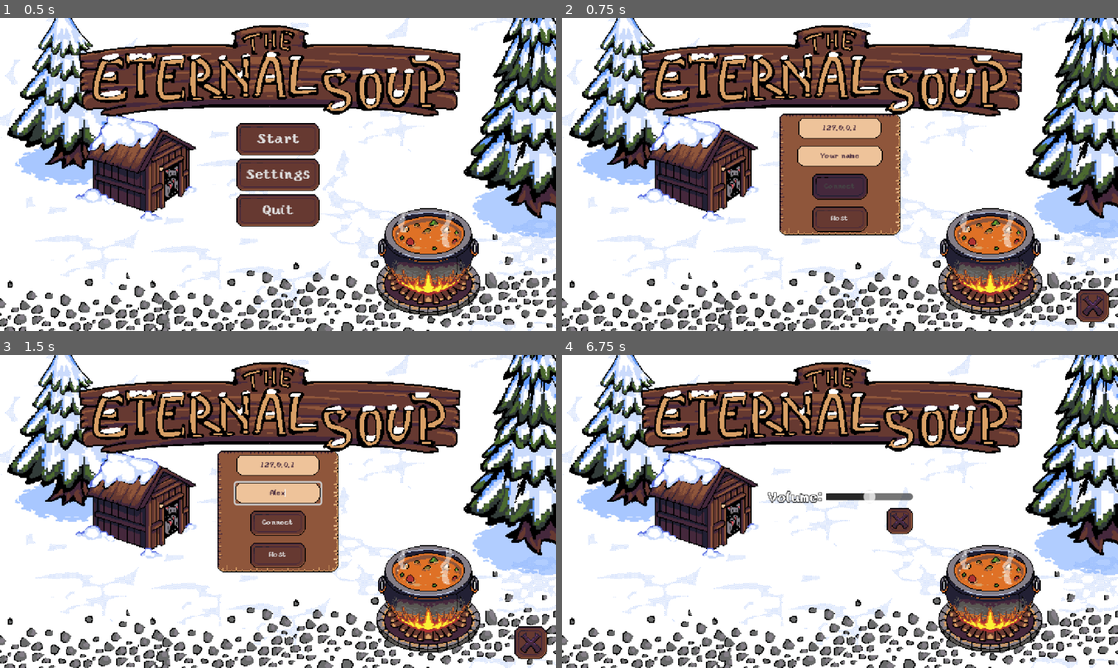
Above: before the commit, frames 1-4 (two rows, left to right).
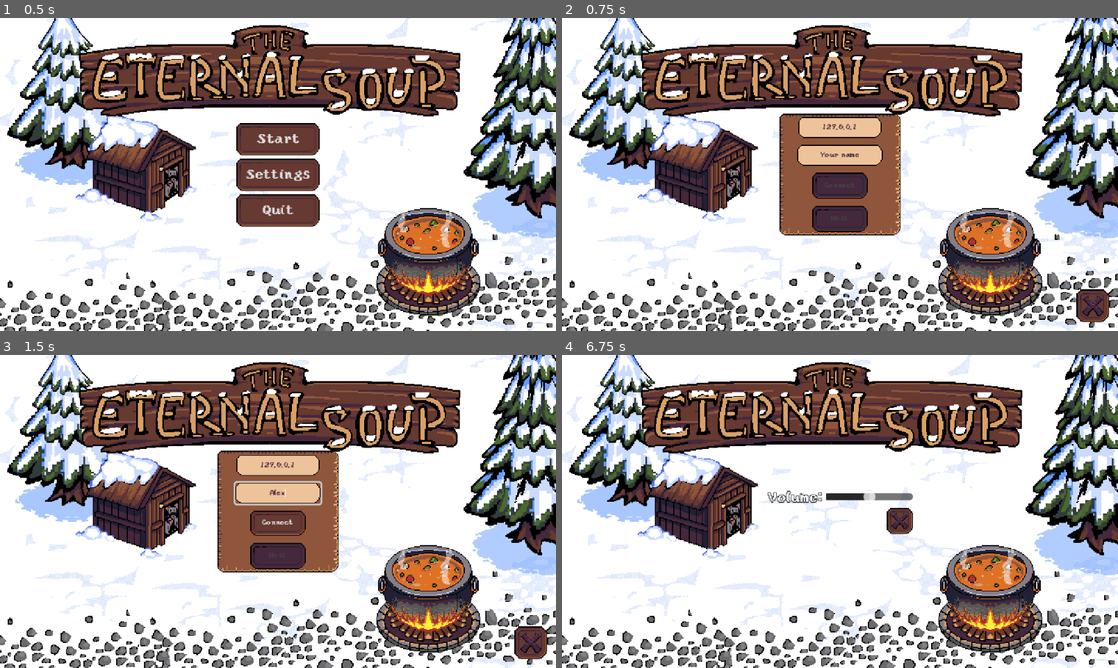
Above: after the commit, the same moments.

Repository: 0xspiderr/itec-2026
Game: Godot game, scene res://_start_menu/startScene.tscn
The game is run twice, just before and just after one commit, with the same random seed, the same clock (stepped at 60 frames per second) and the same inputs.
Inputs (mouse positions are in pixels of both pictures, inside the frame that each line leads up to):
- Up to frame 1 (0.5 s): no input
- Up to frame 2 (0.75 s): click "Start" at 0.5 s
- Up to frame 3 (1.5 s): click (278, 492) at 1.27 s; type "Alex" at 1.35 s
- Up to frame 4 (6.75 s): click (1090, 642) at 2 s; click "Start" at 2.75 s; click (840, 555) at 3.5 s, where only the run before the commit has a clickable "Host"; hold D (right) 4.28-5.03 s; hold E (pickup) 4.28-5.03 s; hold Down (down) 5.03-5.78 s; tap E (pickup) at 5.1 s; tap Enter at 5.75 s; hold D (right) 5.78-6.5 s; hold E (pickup) 5.78-6.5 s; click "Settings" at 6.5 s

Frame 1 is identical in both runs. In frame 2, 1.5% of the frame differs, in the area x 42-58%, y 31-68%; in frame 3, 0.7%; in frame 4, nothing differs.

Commit message:
host button fix and name check

Diff:
--- a/_mainMenu/mainMenu.tscn
+++ b/_mainMenu/mainMenu.tscn
@@ -84,6 +84,7 @@
 theme_override_font_sizes/font_size = 8
 placeholder_text = "Your name"
 alignment = 1
+max_length = 10
 
 [node name="Connect" type="Button" parent="menuContainer/Panel/menuContainer" unique_id=687210997]
 unique_name_in_owner = true
--- a/_mainMenu/main_menu.gd
+++ b/_mainMenu/main_menu.gd
@@ -3,6 +3,7 @@
 @onready var ip_addres: LineEdit = %IPAddres
 @onready var name_player: LineEdit = %Name
 @onready var connect_button: Button = %Connect
+@onready var host_button: Button = %HostBtn
 @onready var menu: VBoxContainer = %menuContainer
 @onready var error: CenterContainer = %CenterContainer
 
@@ -12,6 +13,7 @@
 	ip_addres.text_changed.connect(_check_fields)
 	name_player.text_changed.connect(_check_fields)
 	connect_button.disabled = true
+	host_button.disabled = true
 
 # Called every frame. 'delta' is the elapsed time since the previous frame.
 func _check_fields(_new_text: String = "") -> void:
@@ -19,6 +21,12 @@
 		connect_button.disabled = true
 	else:
 		connect_button.disabled = false
+
+	if ip_addres.text.is_empty() and not name_player.text.is_empty():
+		host_button.disabled = false
+	else:
+		host_button.disabled = true
+
 
 func _input(event: InputEvent) -> void:
 	if event.is_pressed() and error.visible:
